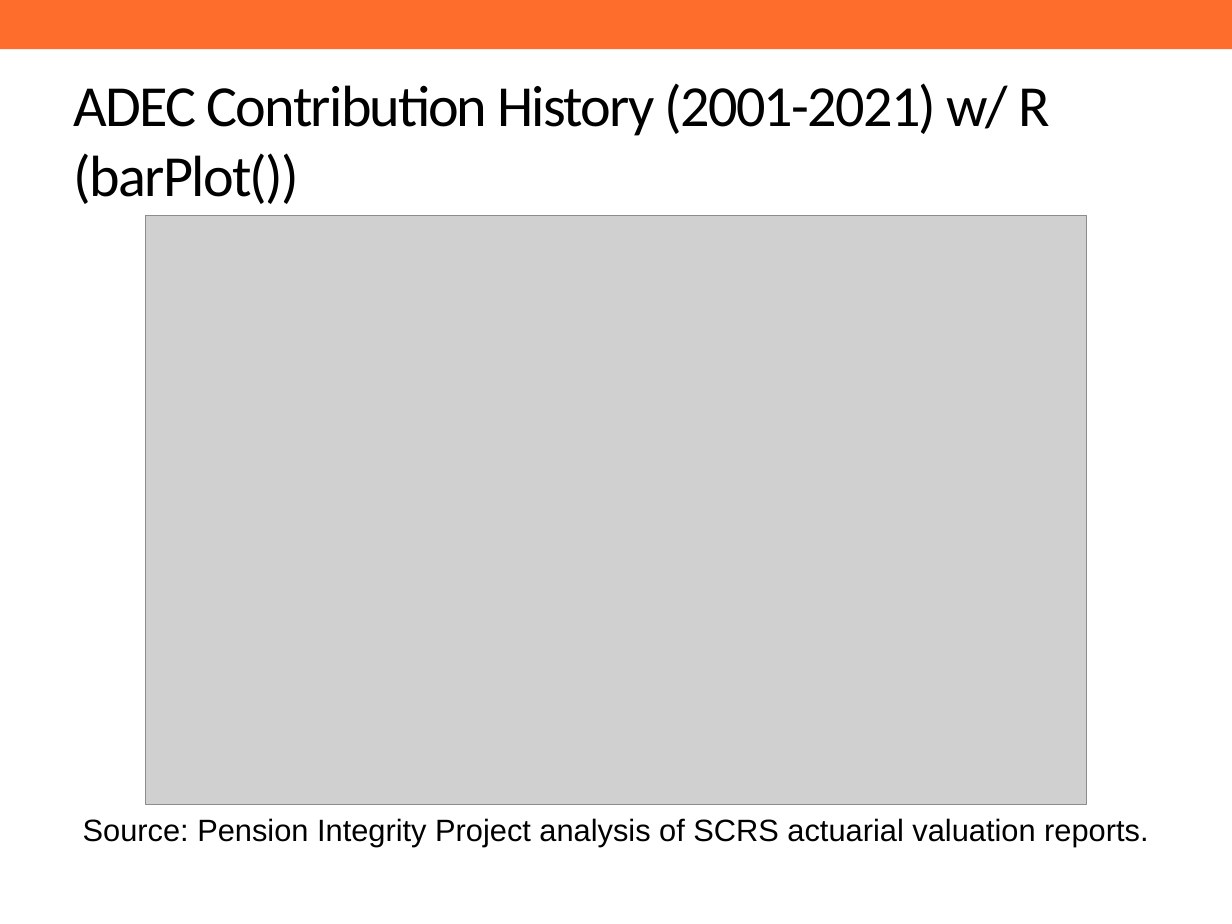
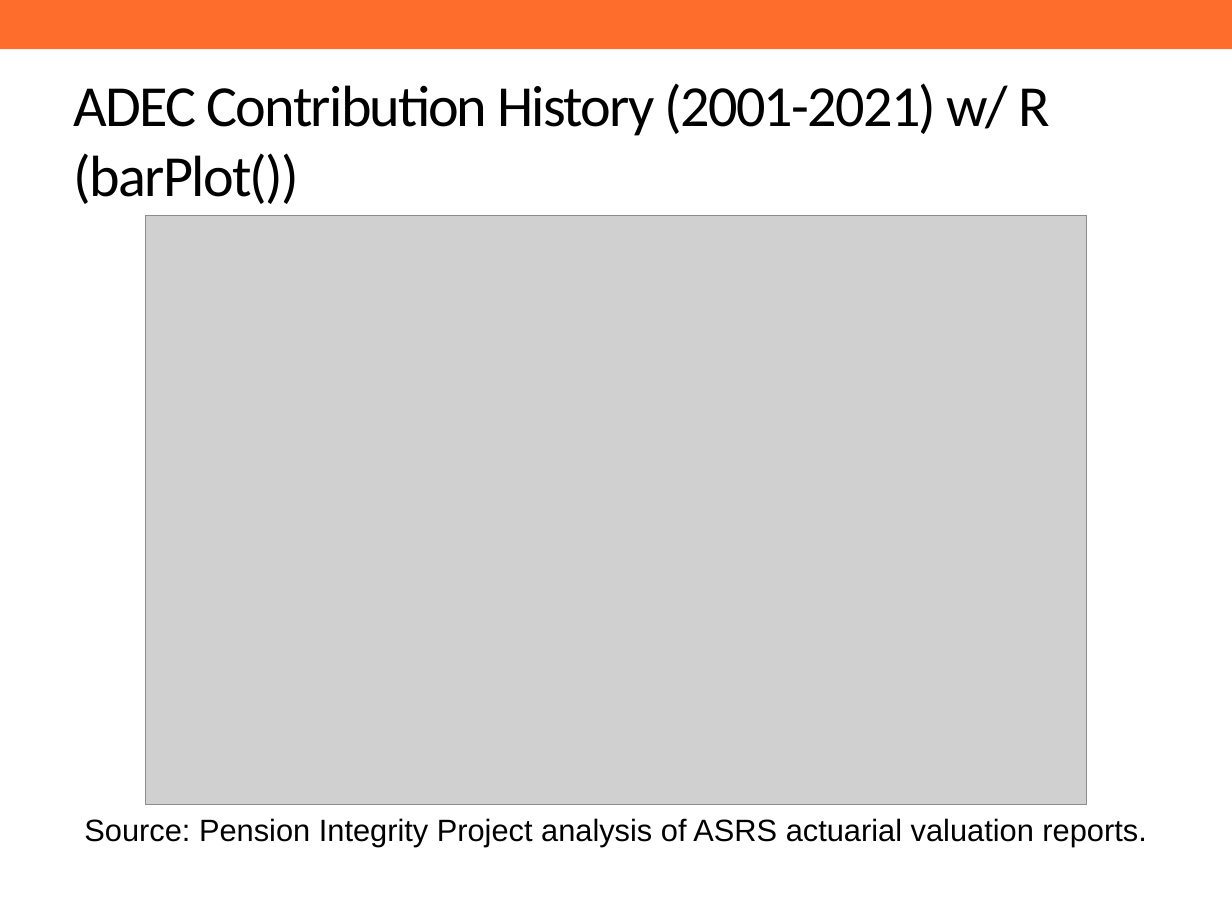
Before and after one commit to ANiraula/ASRS.deck, a slide deck: slide 17 of RMarkdown_ASRS.pptx (slide 14 before the commit). Drawn at 1232x924 pixels with LibreOffice and Linux fonts; fonts in the diff are those of the drawing; grey boxes stand for pictures; background and template pictures are left out. Boxes give left, top, right and bottom in pixels: in the first picture for what was removed or moved away, otherwise in the second. Text is boxed around its words. In the diff, an @@ line names an element or a change of style, - is before the commit and + after.

Commit message:
Added G/L chart & text slide

```diff
--- a/RMarkdown_ASRS.pptx
+++ b/RMarkdown_ASRS.pptx
@@ text at (84, 818, 1146, 846): text changed @@
-Source: Pension Integrity Project analysis of SCRS actuarial valuation reports.
+Source: Pension Integrity Project analysis of ASRS actuarial valuation reports.
```
Also in this commit, not shown: 1 other slide changed, 3 slides added, 4 other files.
